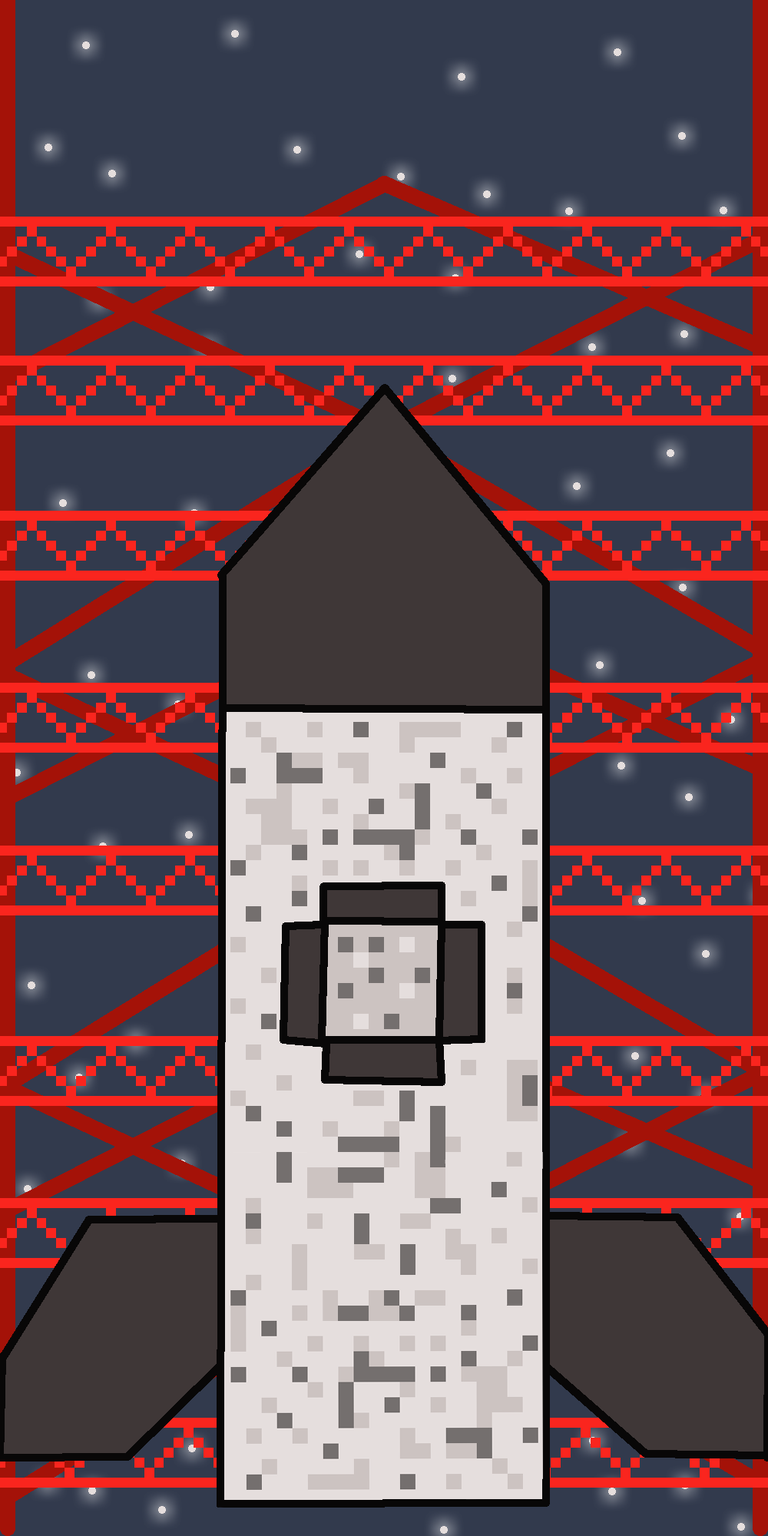
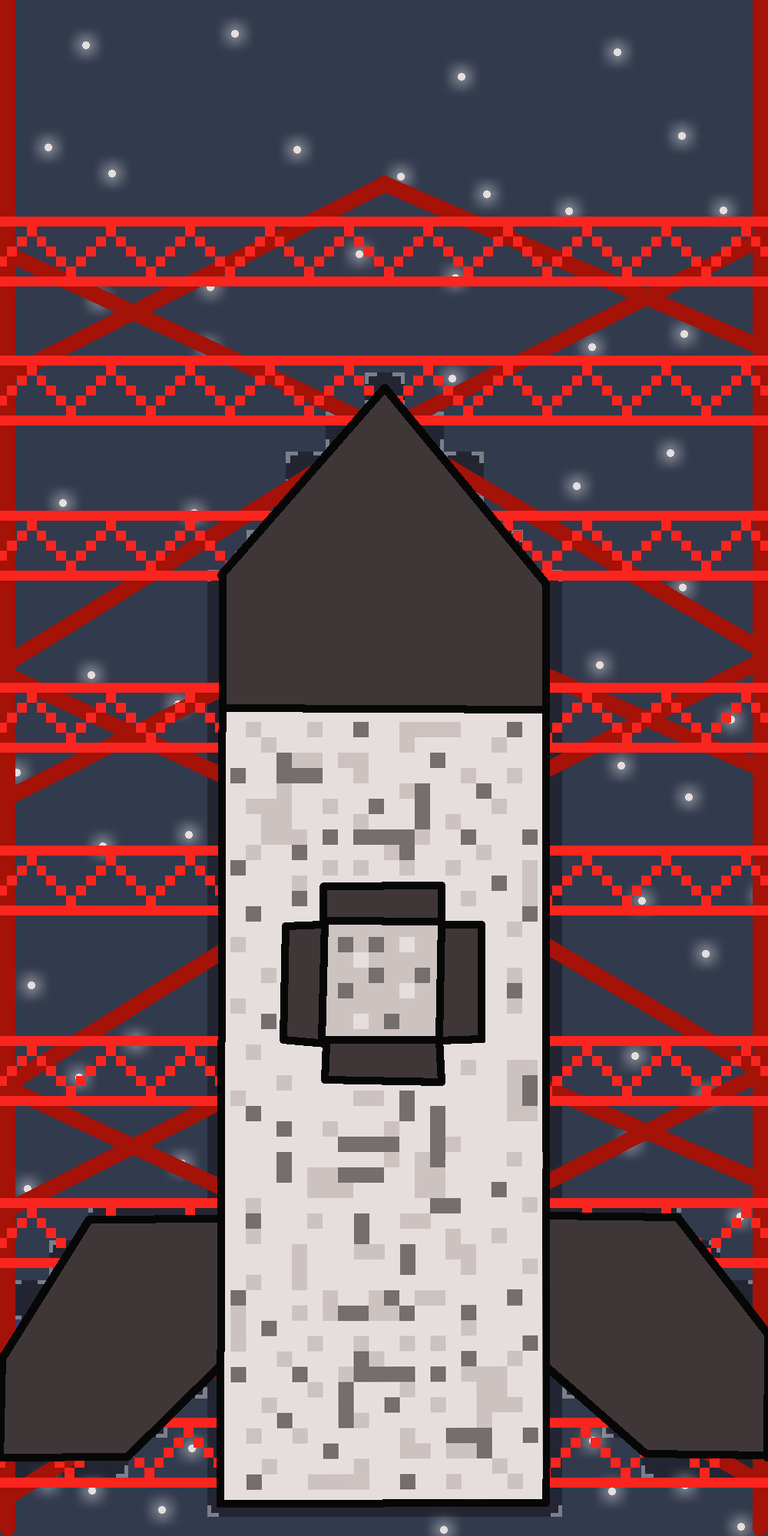
Revision of a layered 768 x 1536 image; what changed, layer by layer:
showed "Rocket" over (15, 372, 753, 1517)
showed "Background" over (15, 372, 753, 1517)
